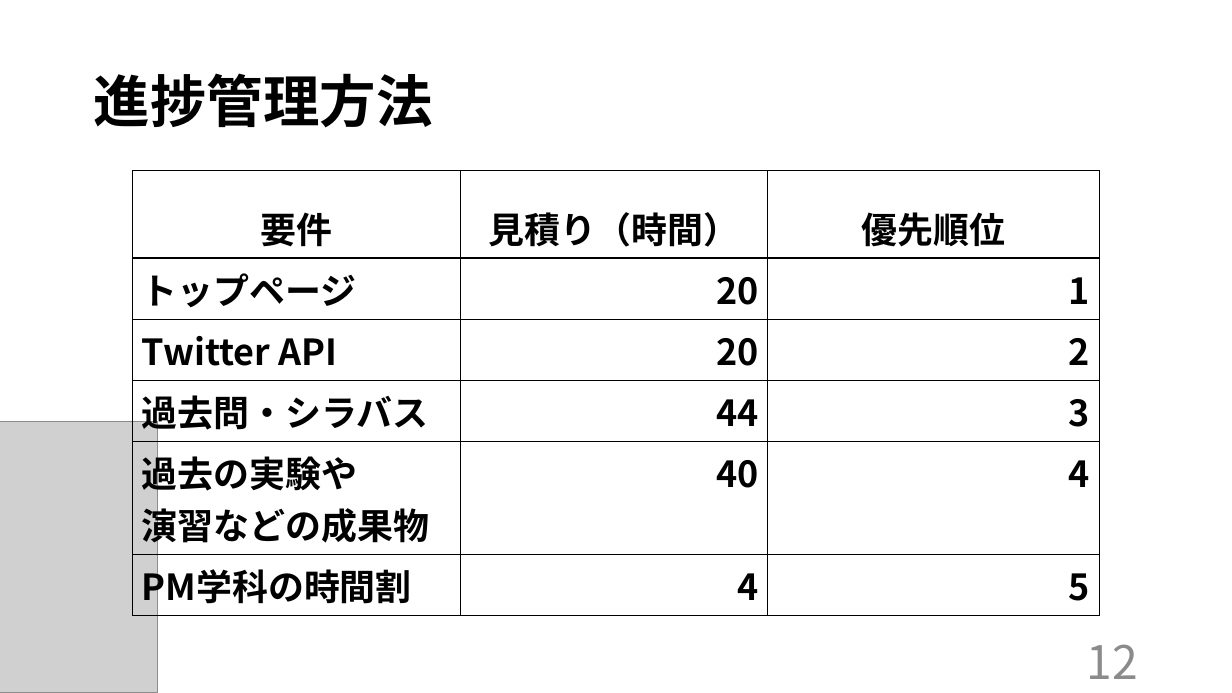
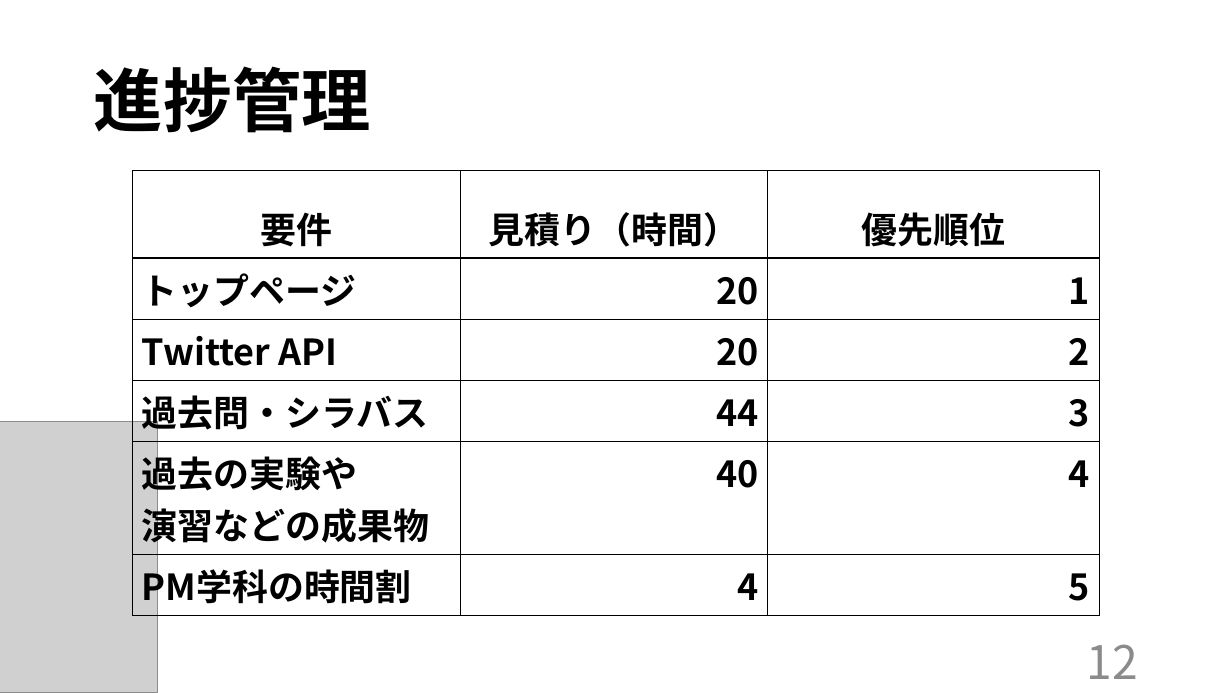
Before and after one commit to kazukiyoshida96/PM-, a slide deck: slide 17 of 最終.pptx. Drawn at 1232x693 pixels with LibreOffice and Linux fonts; fonts in the diff are those of the drawing; grey boxes stand for pictures. Boxes give left, top, right and bottom in pixels: in the first picture for what was removed or moved away, otherwise in the second. Text is boxed around its words. In the diff, an @@ line names an element or a change of style, - is before the commit and + after.

```diff
--- a/最終.pptx
+++ b/最終.pptx
@@ title at (94,66,371,133): text changed; size 44 to 54 pt @@
-進捗管理方法
+進捗管理
```
Also in this commit, not shown: 16 other slides changed, 4 other files.
